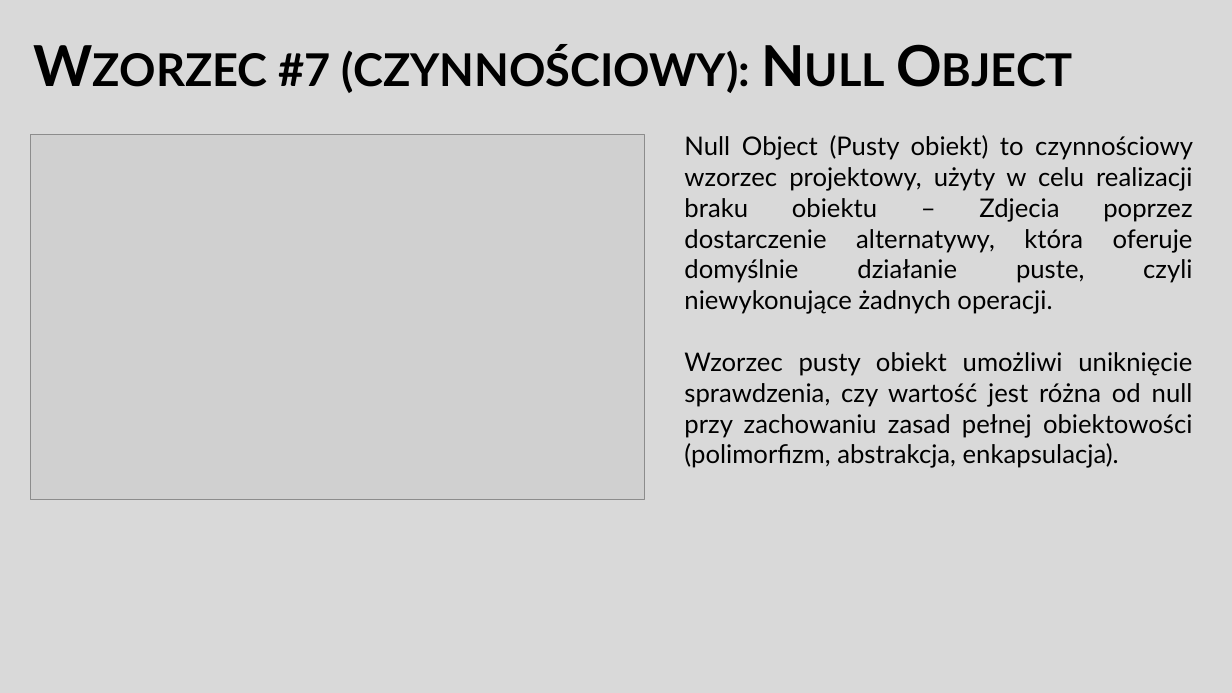
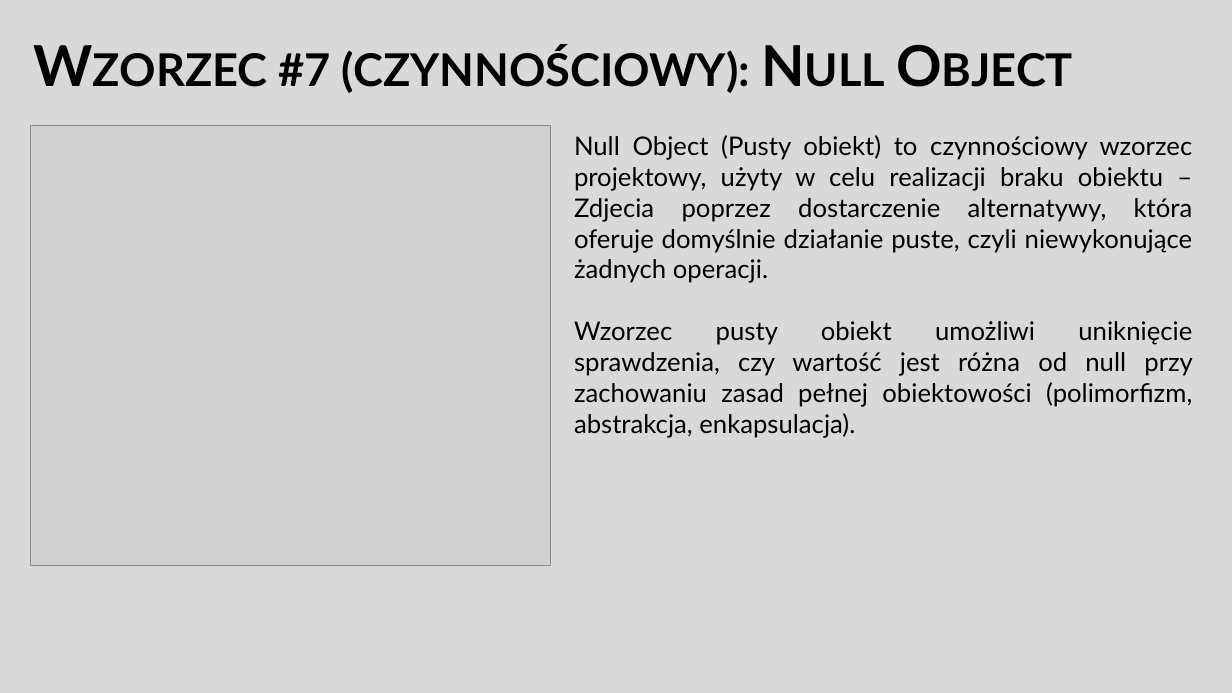
Before and after one commit to adambajguz/MusicPlayer, a slide deck: slide 14 of Documentation - PL/ZTP Dokumentation.pptx. Drawn at 1232x693 pixels with LibreOffice and Linux fonts; fonts in the diff are those of the drawing; grey boxes stand for pictures. Boxes give left, top, right and bottom in pixels: in the first picture for what was removed or moved away, otherwise in the second. Text is boxed around its words. In the diff, an @@ line names an element or a change of style, - is before the commit and + after.

```diff
--- a/Documentation - PL/ZTP Dokumentation.pptx
+++ b/Documentation - PL/ZTP Dokumentation.pptx
@@ picture: place and size @@
-picture at <box>30,135,645,499</box>
+picture at <box>30,126,551,567</box>
@@ text "Null Object (Pusty obiekt) to ..." rewrapped from <box>684,135,1193,468</box> to <box>574,135,1193,438</box> @@
```
Also in this commit, not shown: 11 other slides changed.
